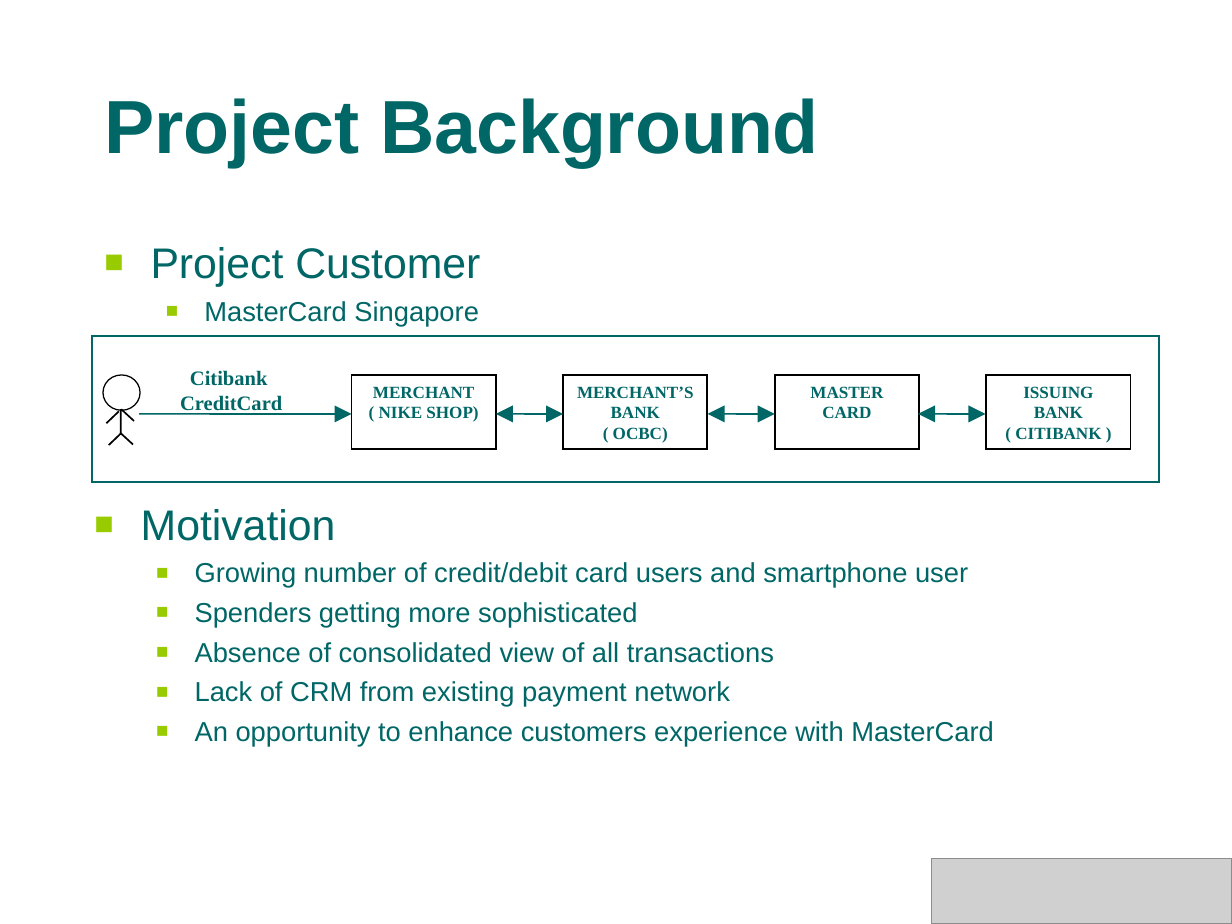
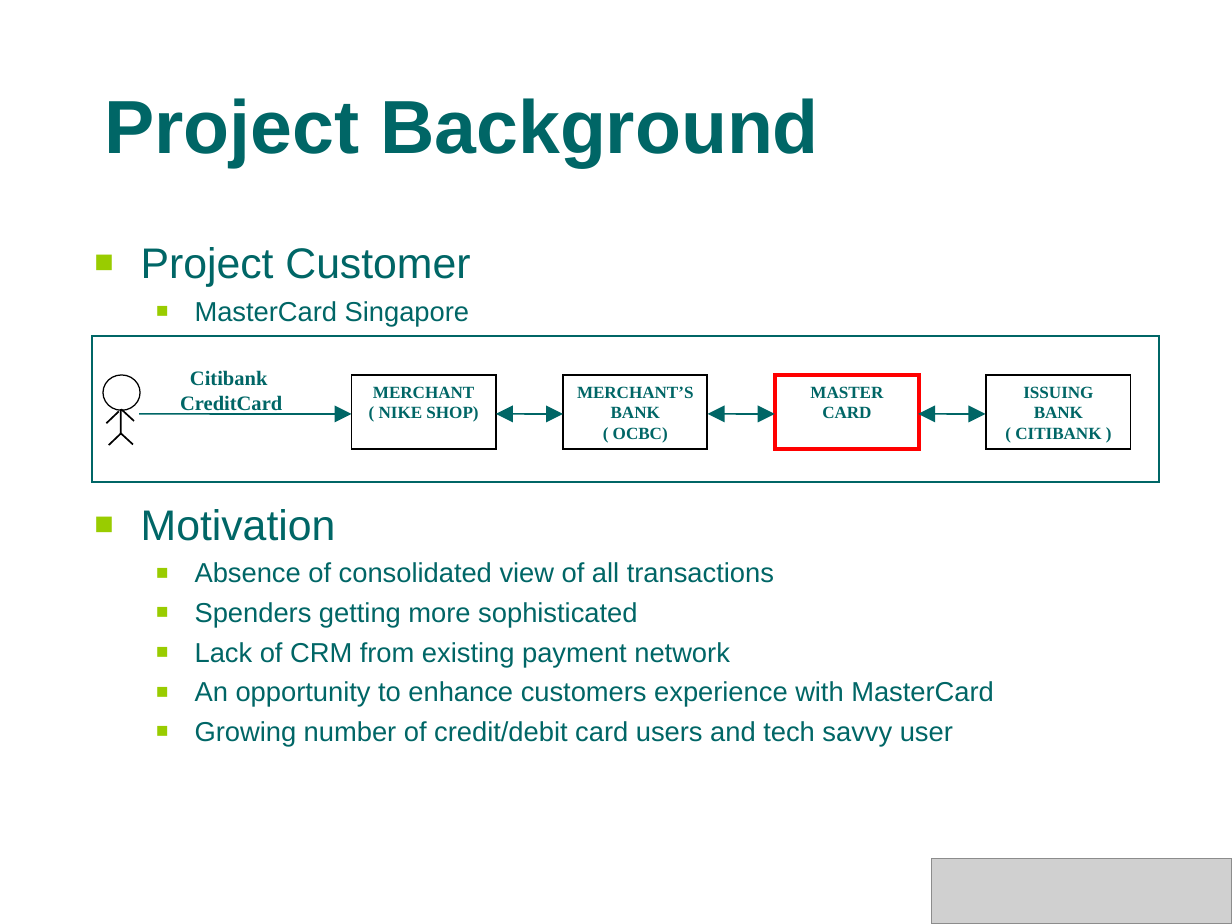
Before and after one commit to s4kshya/leezdr-repository, a slide deck: slide 3 of Exam Paper/MTECH_PROJ/Presentation/phase1.ppt. Drawn at 1232x924 pixels with LibreOffice and Linux fonts; fonts in the diff are those of the drawing; grey boxes stand for pictures; background and template pictures are left out. Boxes give left, top, right and bottom in pixels: in the first picture for what was removed or moved away, otherwise in the second. Text is boxed around its words. In the diff, an @@ line names an element or a change of style, - is before the commit and + after.

```diff
--- a/Exam Paper/MTECH_PROJ/Presentation/phase1.ppt
+++ b/Exam Paper/MTECH_PROJ/Presentation/phase1.ppt
@@ text "Project Customer": place and size @@
-text "Project Customer" at [151, 247, 480, 326]
+text "Project Customer" at [141, 247, 470, 326]
@@ rectangle "MASTER CARD" at [775, 375, 919, 448]: outline #000000 0.99 pt to #FF0000 2.01 pt @@
@@ text at [195, 562, 774, 583]: text changed @@
-  ■ Growing number of credit/debit card users and smartphone user
+  ■ Absence of consolidated view of all transactions
@@ text at [195, 642, 774, 663]: paragraph removed @@
-  ■ Absence of consolidated view of all transactions
@@ text at [195, 721, 953, 747]: paragraph added @@
+  ■ Growing number of credit/debit card users and tech savvy user
```
Also in this commit, not shown: 5 other slides changed, 8 slides added, 2 slides removed.
